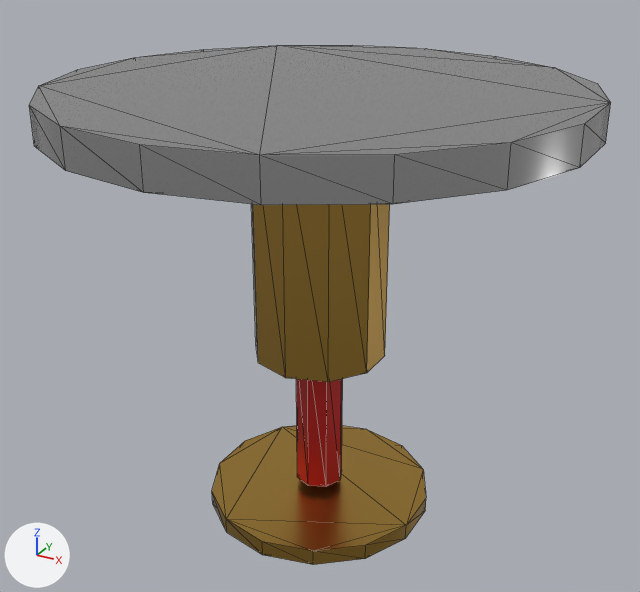
An edit to the glTF model modules/assets/internal/models/services/services.device.sprinkler.glb, drawn before and after from the same camera.
The view is the same before and after, from a camera (50 mm lens) standing at (0.0466, -0.0846, 0.0175) and looking at (-0.0002, 0.0004, -0.025). Every picture has the same lights, and +X, +Y and +Z are marked at lower left. The picture after the commit comes second. Mesh edges are drawn as thin lines. Vertices at exactly the same position are counted once.

Objects in the first picture: 'main__brass', 'main__plastic_red', 'main__steel_stainless'.
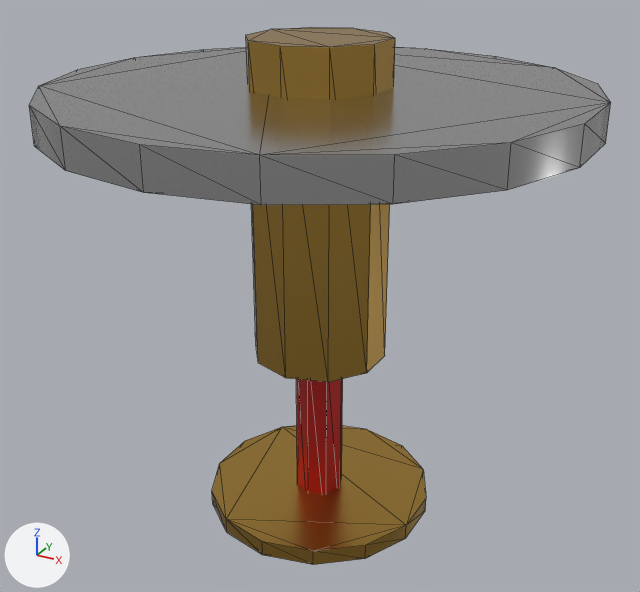
Location of each change, (x1, y1, x2, y2) in pixels of the pictures (640 x 592 px; the box of a moved part takes in the faces that stretch with it):
'main__brass', reshaped: before (212, 204, 426, 565); after (212, 27, 426, 565)
part 1 of me_main__brass, moved or reshaped: before (256, 204, 387, 382); after (246, 27, 395, 382)

Patch to the scene script:
```diff
--- a/modules/assets/internal/models/services/services.device.sprinkler.glb.py
+++ b/modules/assets/internal/models/services/services.device.sprinkler.glb.py
@@ me_main__brass @@
 # used by ob_main__brass; location = (0.0, 0.0, 0.0)
-me_main__brass.from_pydata(...)  # 48 vertices, 88 faces; spans x -0.0136..0.0136, y -0.014..0.014, z -0.053..-0.002
+me_main__brass.from_pydata(...)  # 48 vertices, 88 faces; spans x -0.0136..0.0136, y -0.014..0.014, z -0.053..0.005
+# me_main__brass part 1: all 10 vertices in x -0.0076..0.0076, y -0.008..0.008, z -0.002 are moved by (0.0, 0.0, 0.007)
 me_main__brass.materials.append(mat_brass)
```
